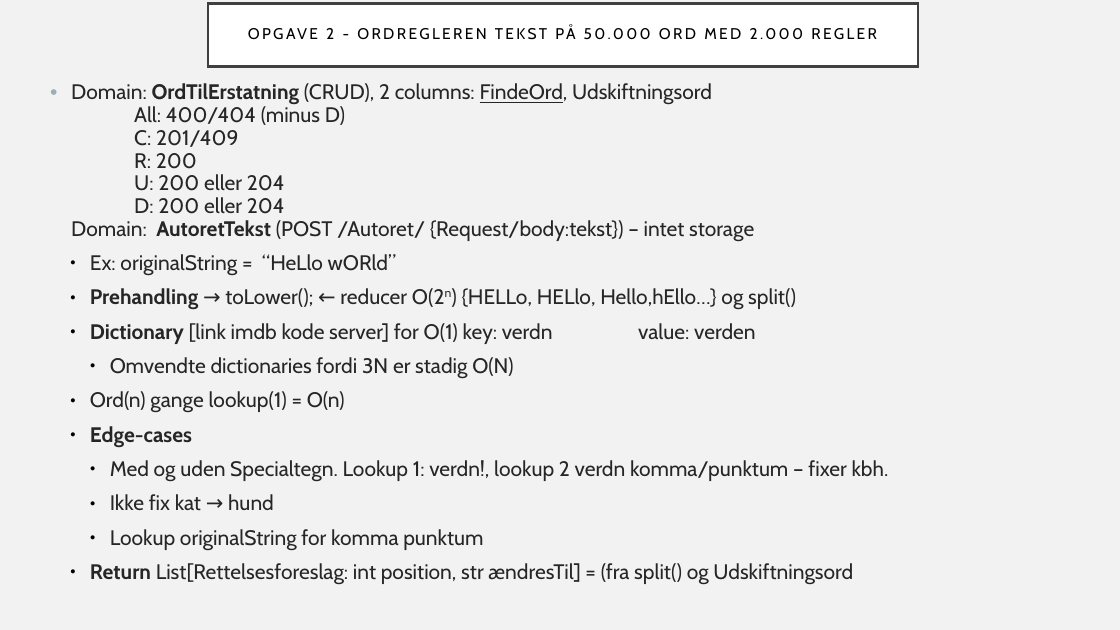
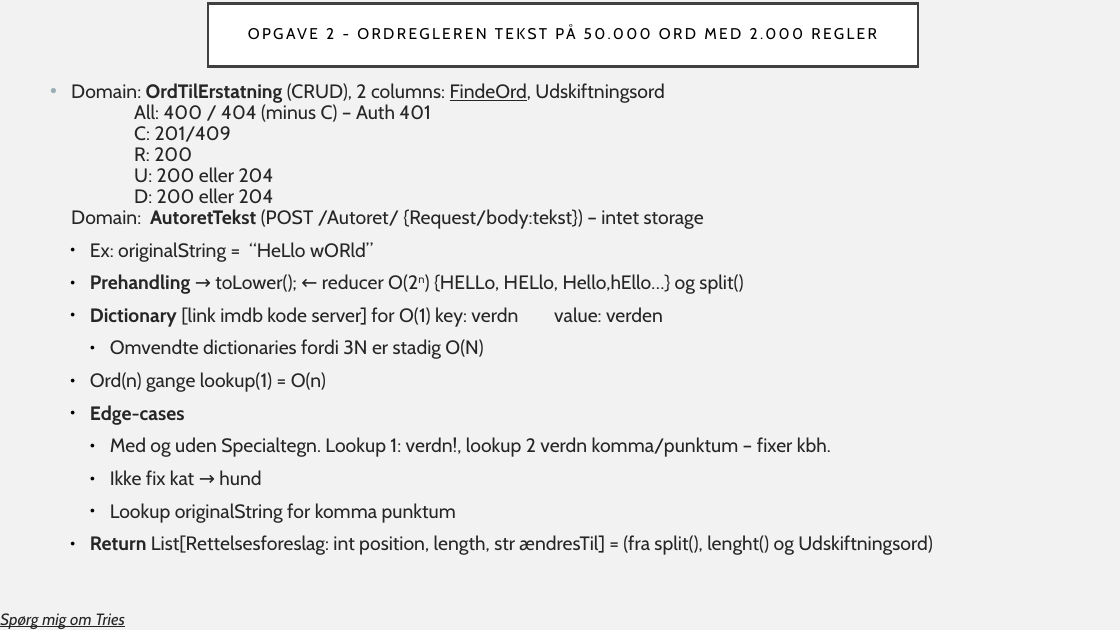
Before and after one commit to Grumlebob/JobInterviewRitzau, a slide deck: slide 4 of Ritzau.odp. Drawn at 1120x630 pixels with LibreOffice and Linux fonts; fonts in the diff are those of the drawing. Boxes give left, top, right and bottom in pixels: in the first picture for what was removed or moved away, otherwise in the second. Text is boxed around its words. In the diff, an @@ line names an element or a change of style, - is before the commit and + after.

Commit message:
Brødtekst lavet om til bullets på opgave 1-5

```diff
--- a/Ritzau.odp
+++ b/Ritzau.odp
@@ text at [71, 83, 704, 229]: text changed; size 18 to 16.6 pt @@
-• Domain: OrdTilErstatning (CRUD), 2 columns: FindeOrd, Udskiftningsord
-  All: 400/404 (minus D)
-  C: 201/409
-  R: 200
-  U: 200 eller 204
-  D: 200 eller 204
-  Domain: AutoretTekst (POST /Autoret/ {Request/body:tekst}) – intet storage
+• Domain: OrdTilErstatning (CRUD), 2 columns: FindeOrd, Udskiftningsord
+  All: 400 / 404 (minus C) – Auth 401
+  C: 201/409
+  R: 200
+  U: 200 eller 204
+  D: 200 eller 204
+  Domain: AutoretTekst (POST /Autoret/ {Request/body:tekst}) – intet storage
@@ text at [90, 242, 831, 523]: size 18 to 16.6 pt in "Ex: originalString = “HeLlo wORld”", "Prehandling → toLower(); ← reducer O(2n) {HELLo, ...", "Dictionary [link imdb kode server] for O(1) ...", "Omvendte dictionaries fordi 3N er stadig O(N)" and 5 more places @@
@@ text at [90, 535, 933, 555]: text changed; size 18 to 16.6 pt @@
-  ● Return List[Rettelsesforeslag: int position, str ændresTil] = (fra split() og Udskiftningsord
+  ● Return List[Rettelsesforeslag: int position, length, str ændresTil] = (fra split(), lenght() og Udskiftningsord)
@@ text added at [0, 613, 125, 629], 14 pt, text #262626, italic, underline @@
+Spørg mig om Tries
```
Also in this commit, not shown: 12 other slides changed, 1 slide added, 2 slides removed, 1 other file.
